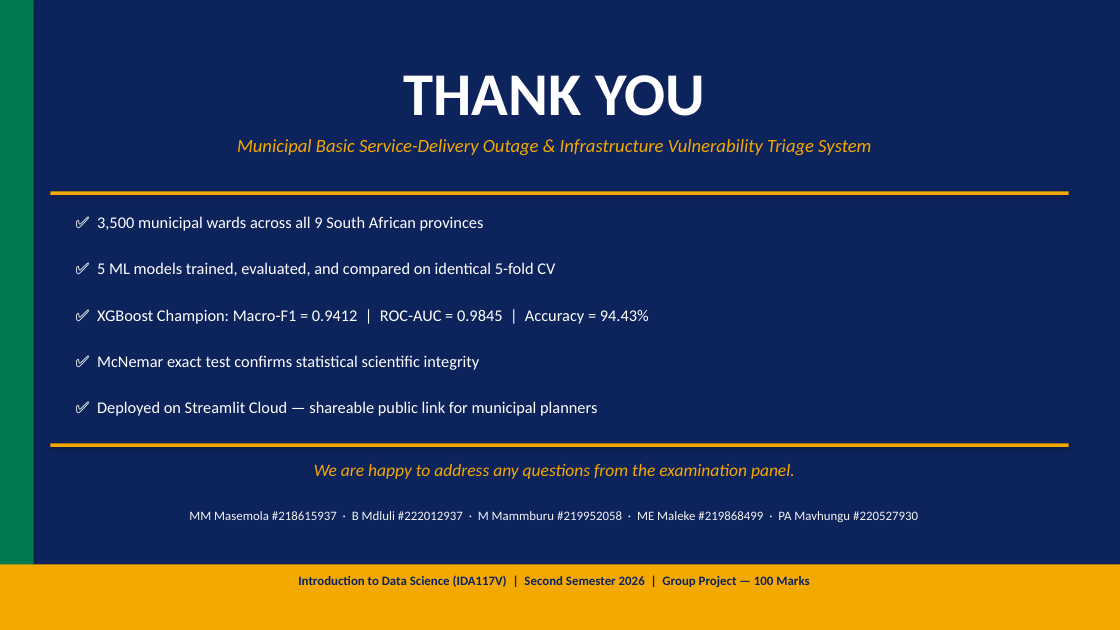
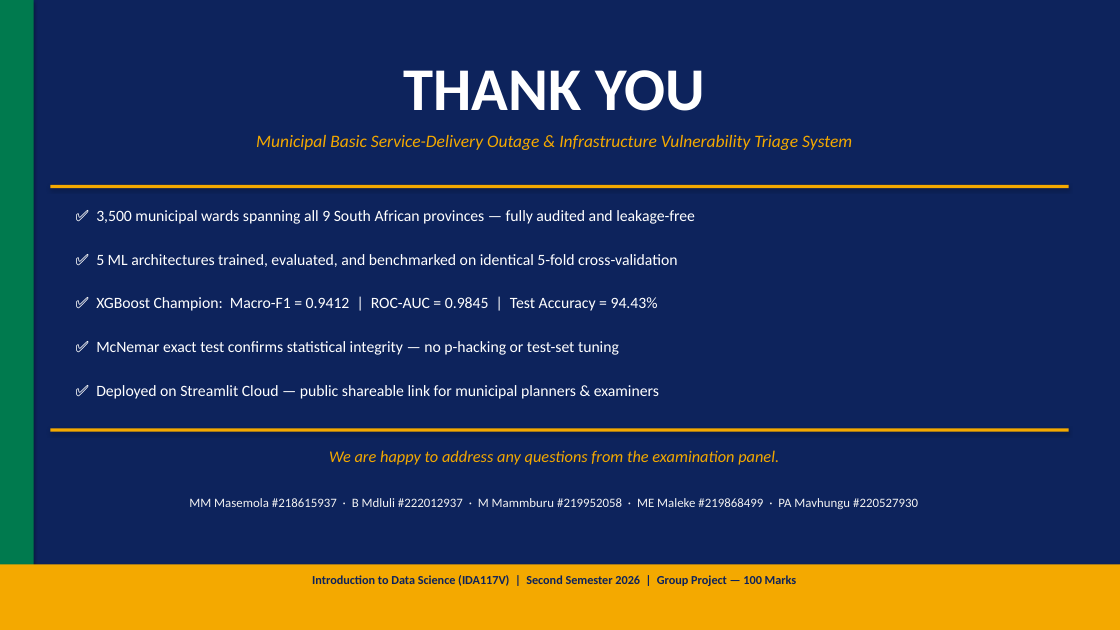
Before and after one commit to mrTruth-code/South-African-Municipal-Service-Delivery-Risk-Triage-System, a slide deck: slide 19 of docs/presentation.pptx. Drawn at 1120x630 pixels with LibreOffice and Linux fonts; fonts in the diff are those of the drawing. Boxes give left, top, right and bottom in pixels: in the first picture for what was removed or moved away, otherwise in the second. Text is boxed around its words. In the diff, an @@ line names an element or a change of style, - is before the commit and + after.

```diff
--- a/docs/presentation.pptx
+++ b/docs/presentation.pptx
@@ text "THANK YOU": place and size @@
-text "THANK YOU" at <box>404,75,705,116</box>
+text "THANK YOU" at <box>404,70,705,111</box>
@@ text "Municipal Basic Service-Delivery Outage & ..." at <box>256,135,852,150</box>: size 16 to 15 pt @@
@@ rectangle: place and size @@
-rectangle at <box>50,192,1069,195</box>
+rectangle at <box>50,185,1069,188</box>
@@ text at <box>96,210,695,224</box>: text changed; size 14 to 13.5 pt @@
-✅ 3,500 municipal wards across all 9 South African provinces
+✅ 3,500 municipal wards spanning all 9 South African provinces — fully audited and leakage-free
@@ text at <box>96,254,677,267</box>: text changed; size 14 to 13.5 pt @@
-✅ 5 ML models trained, evaluated, and compared on identical 5-fold CV
+✅ 5 ML architectures trained, evaluated, and benchmarked on identical 5-fold cross-validation
@@ text at <box>96,297,658,311</box>: text changed; size 14 to 13.5 pt @@
-✅ XGBoost Champion: Macro-F1 = 0.9412 | ROC-AUC = 0.9845 | Accuracy = 94.43%
+✅ XGBoost Champion: Macro-F1 = 0.9412 | ROC-AUC = 0.9845 | Test Accuracy = 94.43%
@@ text at <box>96,341,619,355</box>: text changed; size 14 to 13.5 pt @@
-✅ McNemar exact test confirms statistical scientific integrity
+✅ McNemar exact test confirms statistical integrity — no p-hacking or test-set tuning
@@ text at <box>96,385,659,399</box>: text changed; size 14 to 13.5 pt @@
-✅ Deployed on Streamlit Cloud — shareable public link for municipal planners
+✅ Deployed on Streamlit Cloud — public shareable link for municipal planners & examiners
@@ 2 texts, 1 rectangle: place and size @@
-2 texts, 1 rectangle at <box>50,444,1069,522</box>
+2 texts, 1 rectangle at <box>50,429,1069,509</box>
@@ text "We are happy to address ..." at <box>329,450,779,465</box>: size 15 to 14 pt @@
@@ text "Introduction to Data Science (IDA117V) ..." at <box>312,575,797,586</box>: size 11 to 10.5 pt @@
```
Also in this commit, not shown: 17 other slides changed, 1 slide added, 1 slide removed, 1 other file.
